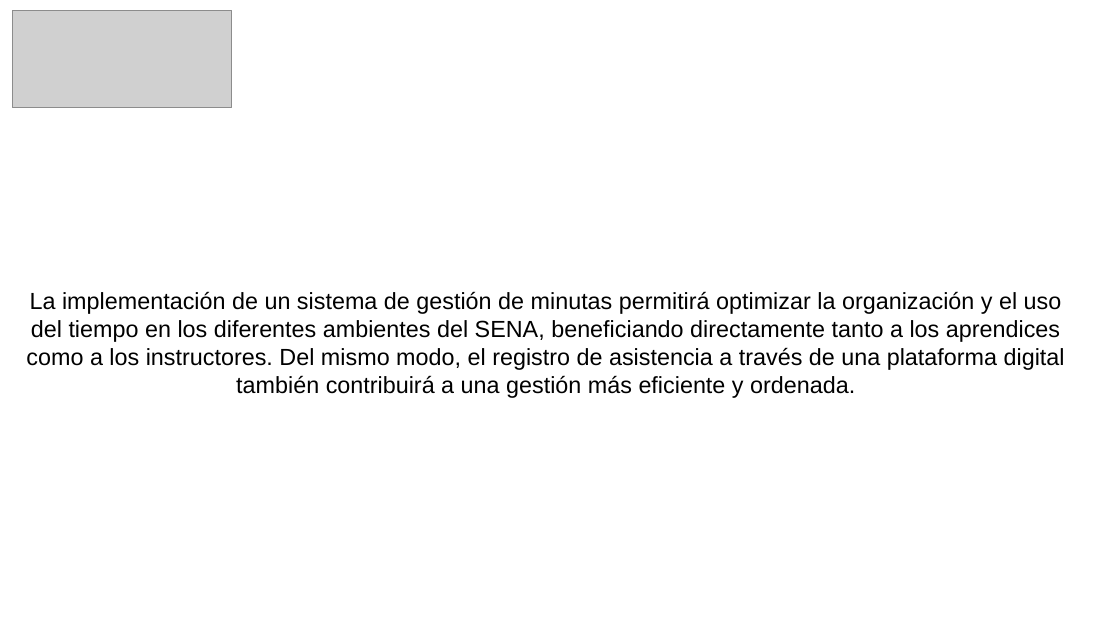
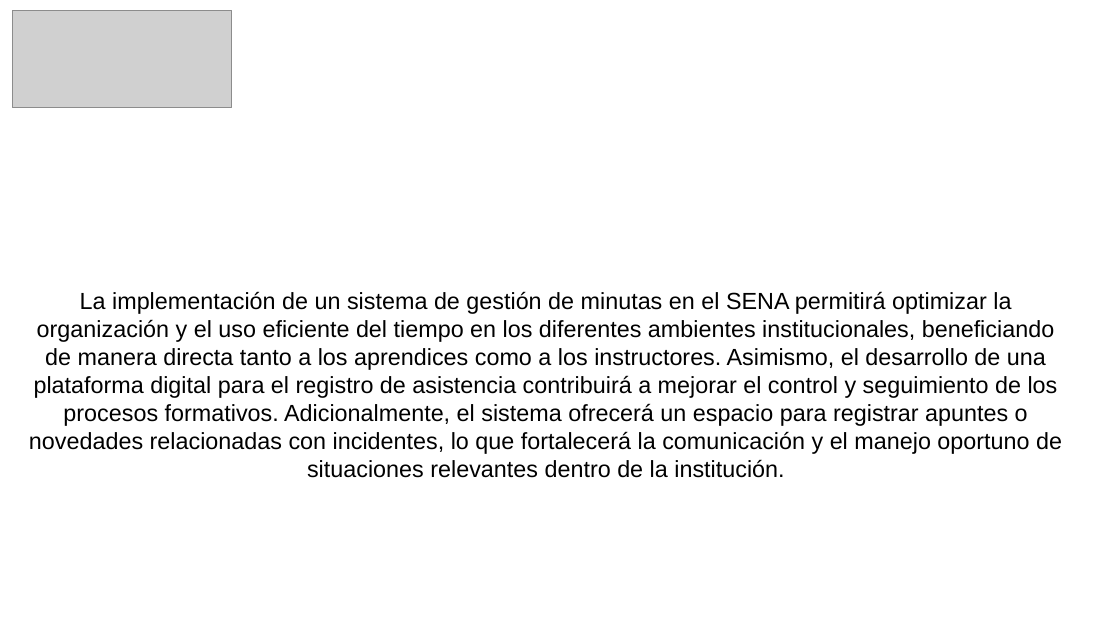
Before and after one commit to scrumteamlmack/Repositorio-de-equipo-3, a slide deck: slide 4 of Arquitectura de software/L-MACK/SUTENTACION 3B L-MACK.pptx. Drawn at 1120x630 pixels with LibreOffice and Linux fonts; fonts in the diff are those of the drawing; grey boxes stand for pictures; background and template pictures are left out. Boxes give left, top, right and bottom in pixels: in the first picture for what was removed or moved away, otherwise in the second. Text is boxed around its words. In the diff, an @@ line names an element or a change of style, - is before the commit and + after.

```diff
--- a/Arquitectura de software/L-MACK/SUTENTACION 3B L-MACK.pptx
+++ b/Arquitectura de software/L-MACK/SUTENTACION 3B L-MACK.pptx
@@ text at box(29, 291, 1062, 478): text changed @@
-La implementación de un sistema de gestión de minutas permitirá optimizar la organización y el uso del tiempo en los diferentes ambientes del SENA, beneficiando directamente tanto a los aprendices como a los instructores. Del mismo modo, el registro de asistencia a través de una plataforma digital también contribuirá a una gestión más eficiente y ordenada.
+La implementación de un sistema de gestión de minutas en el SENA permitirá optimizar la organización y el uso eficiente del tiempo en los diferentes ambientes institucionales, beneficiando de manera directa tanto a los aprendices como a los instructores. Asimismo, el desarrollo de una plataforma digital para el registro de asistencia contribuirá a mejorar el control y seguimiento de los procesos formativos. Adicionalmente, el sistema ofrecerá un espacio para registrar apuntes o novedades relacionadas con incidentes, lo que fortalecerá la comunicación y el manejo oportuno de situaciones relevantes dentro de la institución.
```
Also in this commit, not shown: 1 other slide changed.
